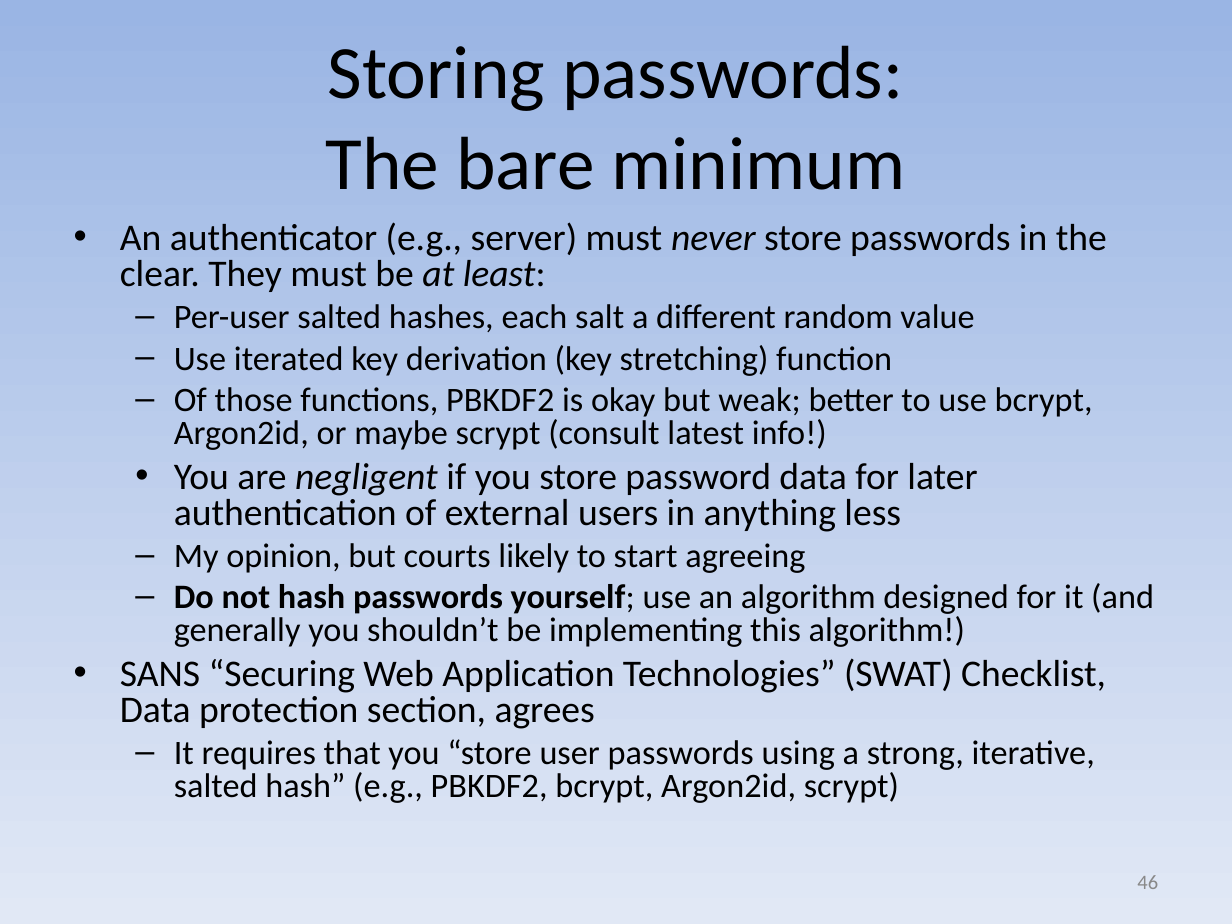
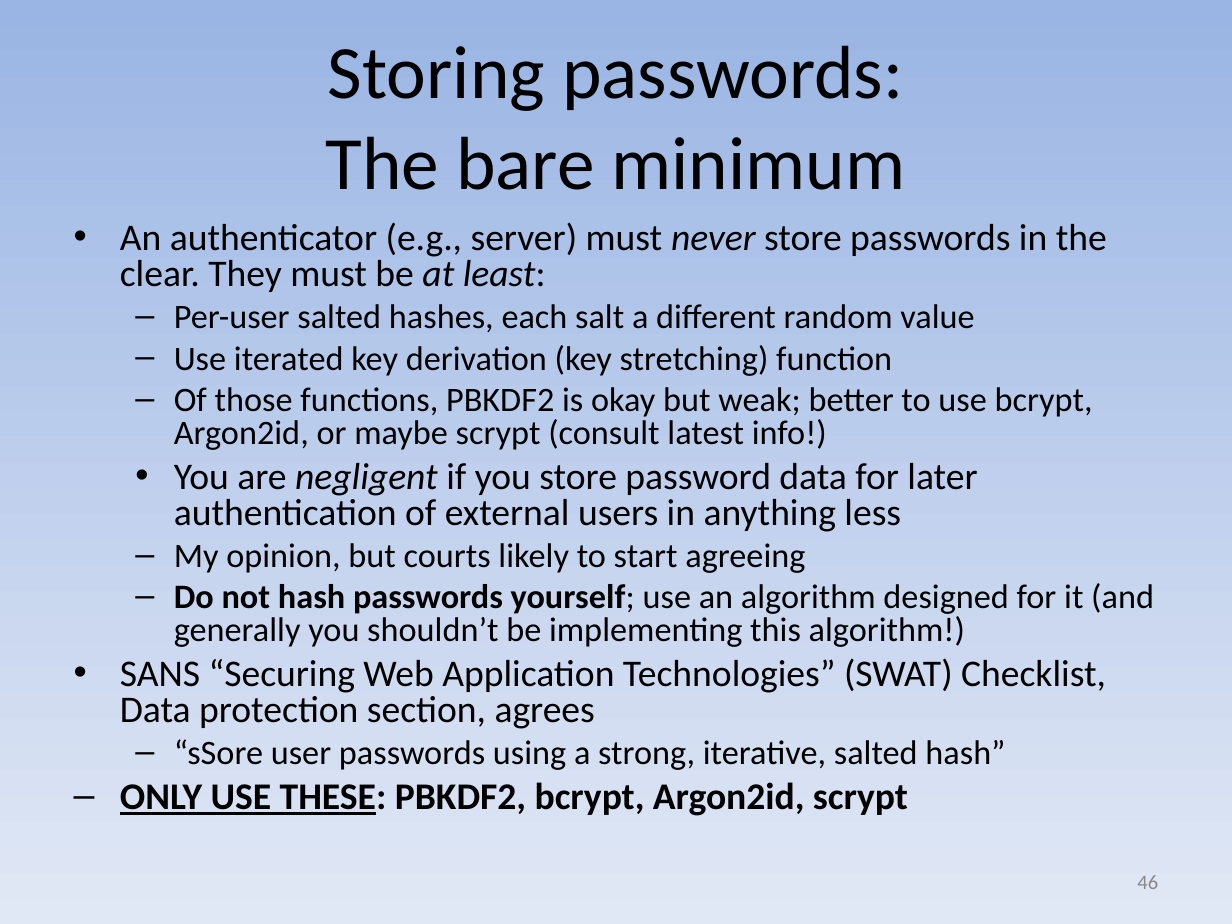
Before and after one commit to david-a-wheeler/david-a-wheeler.github.io, a slide deck: slide 46 of secure-class/presentations/Secure-Software-7-Cryptography.ppt. Drawn at 1232x924 pixels with LibreOffice and Linux fonts; fonts in the diff are those of the drawing. Boxes give left, top, right and bottom in pixels: in the first picture for what was removed or moved away, otherwise in the second. Text is boxed around its words. In the diff, an @@ line names an element or a change of style, - is before the commit and + after.

```diff
--- a/secure-class/presentations/Secure-Software-7-Cryptography.ppt
+++ b/secure-class/presentations/Secure-Software-7-Cryptography.ppt
@@ text at box(120, 739, 1005, 816): text changed @@
-  – It requires that you “store user passwords using a strong, iterative, salted hash” (e.g., PBKDF2, bcrypt, Argon2id, scrypt)
+  – “sSore user passwords using a strong, iterative, salted hash”
+– ONLY USE THESE: PBKDF2, bcrypt, Argon2id, scrypt
```
Also in this commit, not shown: 8 other slides changed, 3 slides added, 1 other file.
